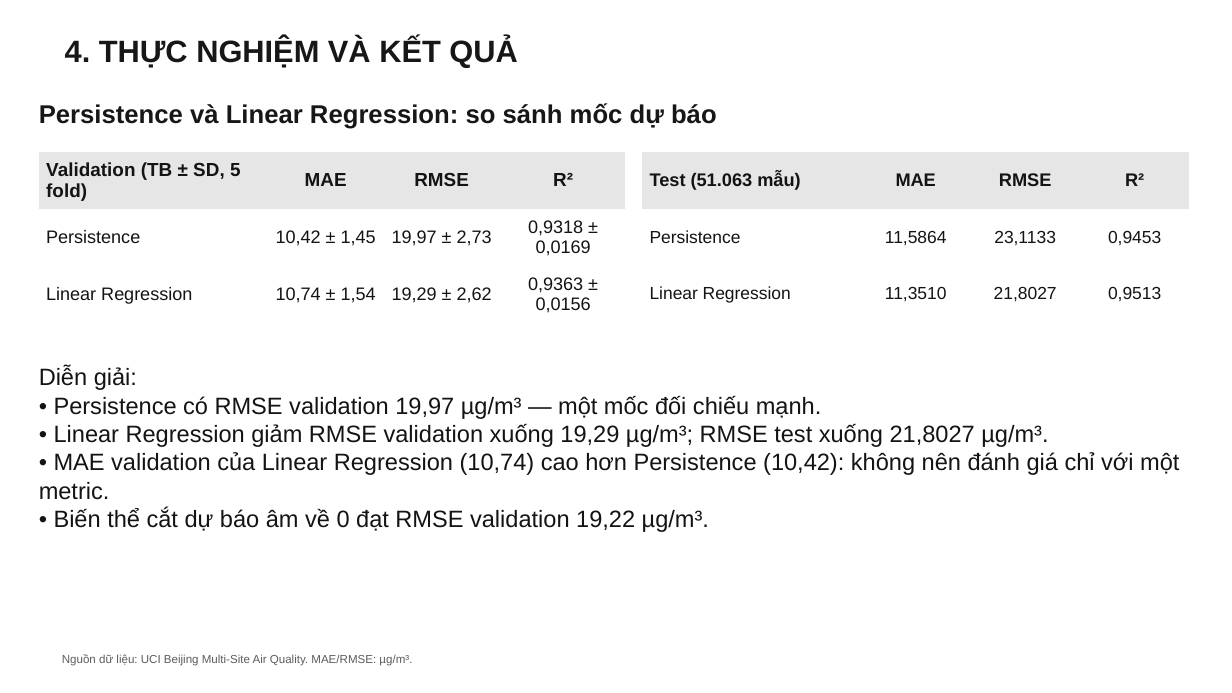
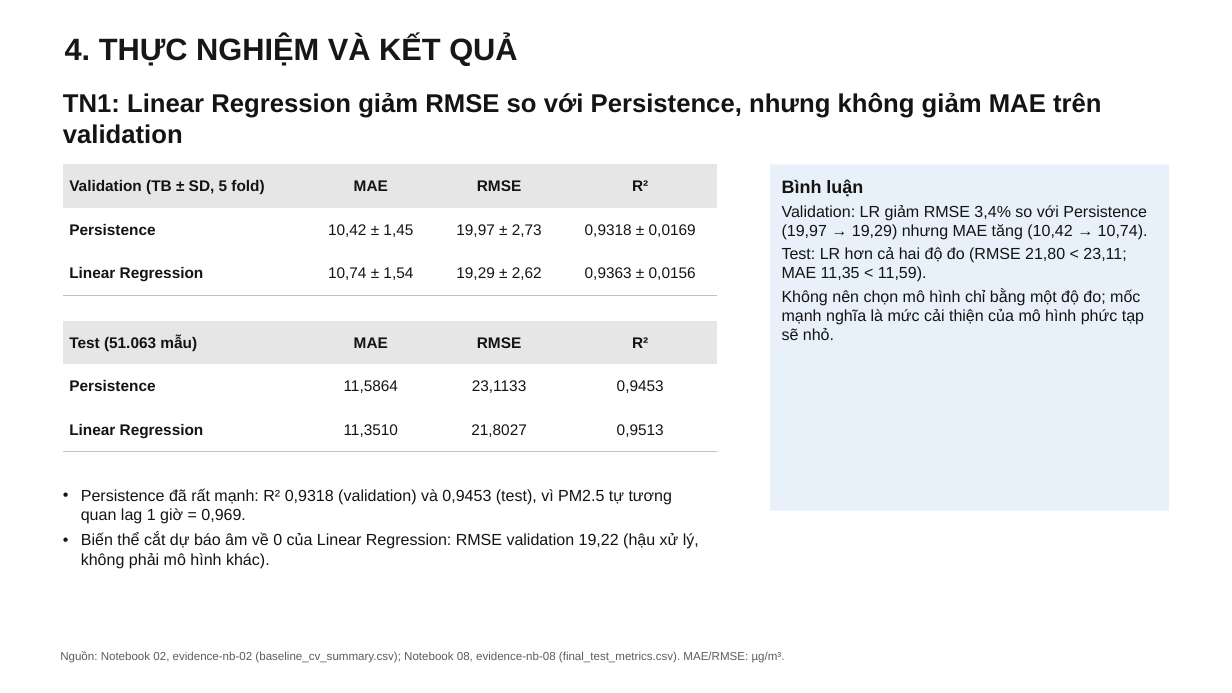
Before and after one commit to bjruly/sgu_finalproject_machinelearning_2026-2027, a slide deck: slide 15 of docs/Nhom10__Slide.pptx (slide 18 before the commit). Drawn at 1232x693 pixels with LibreOffice and Linux fonts; fonts in the diff are those of the drawing. Boxes give left, top, right and bottom in pixels: in the first picture for what was removed or moved away, otherwise in the second. Text is boxed around its words. In the diff, an @@ line names an element or a change of style, - is before the commit and + after.

Commit message:
Rework slides to follow the course report structure
- Thêm thách thức, đóng góp, thiết lập và độ đo, danh sách 8 thí nghiệm
  trước kết quả, hàm mất mát, importance của RF, độ chắc chắn (bootstrap,
  seed, epoch MLP), phân tích overfitting, đánh giá tổng thể, hướng phát
  triển; ghi chú trình bày cho mọi slide.
- Công trình liên quan viết lại theo ba bài gốc (Seng, Bekkar, Wei).
- Bảng sai số theo mức PM2.5 dùng biên mới; mọi bảng đọc số từ CSV.
- Chuyển chi tiết sang phụ lục B1–B9 và A.

```diff
--- a/docs/Nhom10__Slide.pptx
+++ b/docs/Nhom10__Slide.pptx
@@ title "4. THỰC NGHIỆM VÀ KẾT ..." at [65,35,517,65]: less space between paragraphs @@
@@ text at [63,92,1102,144]: text changed; text colour #171717 to #141414 @@
-Persistence và Linear Regression: so sánh mốc dự báo
+TN1: Linear Regression giảm RMSE so với Persistence, nhưng không giảm MAE trên validation
@@ table at [63,165,718,296] @@
@@ size 14.7 to 12 pt in "Validation (TB ± SD, 5 fold)", "MAE", "RMSE", "R²" @@
@@ size 14.1 to 12 pt in "Persistence", "10,42 ± 1,45", "19,97 ± 2,73", "0,9318 ± 0,0169" and 4 more places @@
@@ bold on in "Persistence", "Linear Regression" @@
@@ borders changed @@
@@ table: place and size @@
-table at [39,152,626,323]
+table at [63,165,718,296]
@@ rectangle added at [770,165,1169,511], fill #E8F1F9, 12.5 pt, text #141414 @@
+Bình luận
+Validation: LR giảm RMSE 3,4% so với Persistence (19,97 → 19,29) nhưng MAE tăng (10,42 → 10,74).
+Test: LR hơn cả hai độ đo (RMSE 21,80 < 23,11; MAE 11,35 < 11,59).
+Không nên chọn mô hình chỉ bằng một độ đo; mốc mạnh nghĩa là mức cải thiện của mô hình phức tạp sẽ nhỏ.
@@ table at [63,321,718,452] @@
@@ size 14.2 to 12 pt in "Test (51.063 mẫu)", "MAE", "RMSE", "R²" @@
@@ size 13.6 to 12 pt in "Persistence", "11,5864", "23,1133", "0,9453" and 4 more places @@
@@ bold on in "Persistence", "Linear Regression" @@
@@ borders changed @@
@@ table: place and size @@
-table at [642,152,1189,323]
+table at [63,321,718,452]
@@ text removed at [39,366,1179,532] @@
-Diễn giải:
-• Persistence có RMSE validation 19,97 µg/m³ — một mốc đối chiếu mạnh.
-• Linear Regression giảm RMSE validation xuống 19,29 µg/m³; RMSE test xuống 21,8027 µg/m³.
-• MAE validation của Linear Regression (10,74) cao hơn Persistence (10,42): không nên đánh giá chỉ với một metric.
-• Biến thể cắt dự báo âm về 0 đạt RMSE validation 19,22 µg/m³.
@@ text added at [81,488,699,569], 12.5 pt, text #141414 @@
+• Persistence đã rất mạnh: R² 0,9318 (validation) và 0,9453 (test), vì PM2.5 tự tương quan lag 1 giờ = 0,969.
+• Biến thể cắt dự báo âm về 0 của Linear Regression: RMSE validation 19,22 (hậu xử lý, không phải mô hình khác).
@@ text at [60,651,785,663]: text changed @@
-Nguồn dữ liệu: UCI Beijing Multi-Site Air Quality. MAE/RMSE: µg/m³.
+Nguồn: Notebook 02, evidence-nb-02 (baseline_cv_summary.csv); Notebook 08, evidence-nb-08 (final_test_metrics.csv). MAE/RMSE: µg/m³.
```
Also in this commit, not shown: 10 other slides changed, 20 slides added, 15 slides removed.
